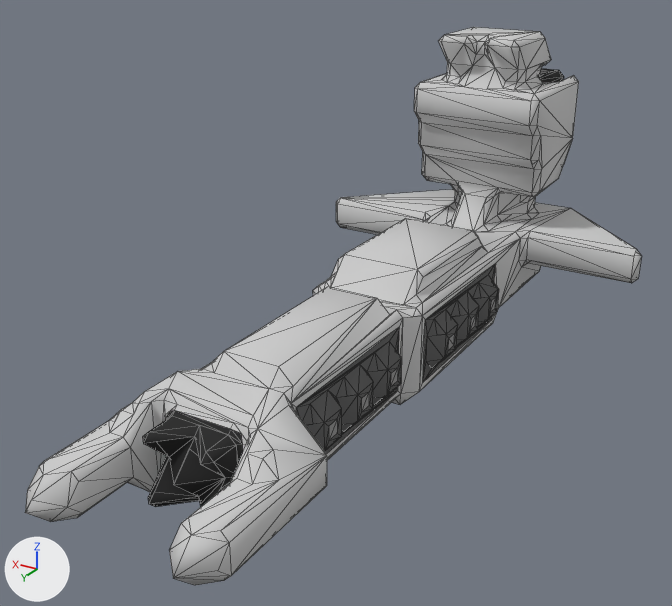
The OBJ model src/jsMain/resources/meshes/fulkreykk-2-karnas-class.obj: old version first, new version second.
The view is the same before and after, from a 50 mm camera at (-29.9, 56.5, 33.9) aimed at (1.9, 3.5, 7.4). Lighting does not change. The marker at lower left points along +X, +Y and +Z. Mesh edges are drawn as thin lines. Where no turn or scale is listed for an object, it has been applied to the vertices.

Names of what the first picture shows: 'fulkreykk-2-karnas-class'.
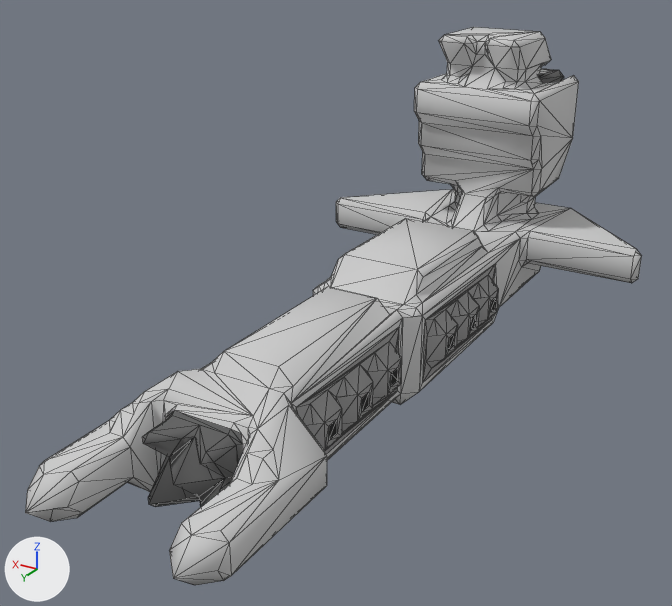
Changed parts and their boxes [x1, y1, x2, y2] in the pictures (672 x 606 px; the box of a moved part takes in the faces that stretch with it):
part 1 of me_fulkreykk_2_karnas_class, moved or reshaped
    both: [25, 45, 634, 581]
part 2 of me_fulkreykk_2_karnas_class, surface changed (black to grey)
    both: [142, 69, 564, 507]

What the commit changed:
me_fulkreykk_2_karnas_class is used by ob_fulkreykk_2_karnas_class; location (0.0, 0.0, 0.0).
me_fulkreykk_2_karnas_class had 808 vertices, 1511 faces and spanned x -14.5..14.5, y -30.0..30.0, z 0.0..24.0.
me_fulkreykk_2_karnas_class now has 811 vertices, 1518 faces and spans x -14.5..14.5, y -30.0..30.0, z 0.0..24.0.
Part 1, on me_fulkreykk_2_karnas_class:
10 vertices are removed from x -5.5..5.0, y -24.5..29.5, z 3.0..12.5.
257 faces are deleted.
2 vertices move from x -2.0..0.0, y 22.5, z 5.0..6.0 to x -1.5..-0.5, y 22.5, z 4.5..6.5.
7 vertices are added at x -5.0..1.5, y -23.5..29.5, z 3.5..21.0.
6 new vertices lie (0.5, 0.5, 0.0) away from vertices in x 0.0..4.5, y -10.5..28.5, z 3.5..6.5.
264 new faces join them.
me_fulkreykk_2_karnas_class part 2: 525 kept faces spanning x -5.5..5.5, y -28.0..24.0, z 1.7..20.2 get new texture (UV) coordinates.
